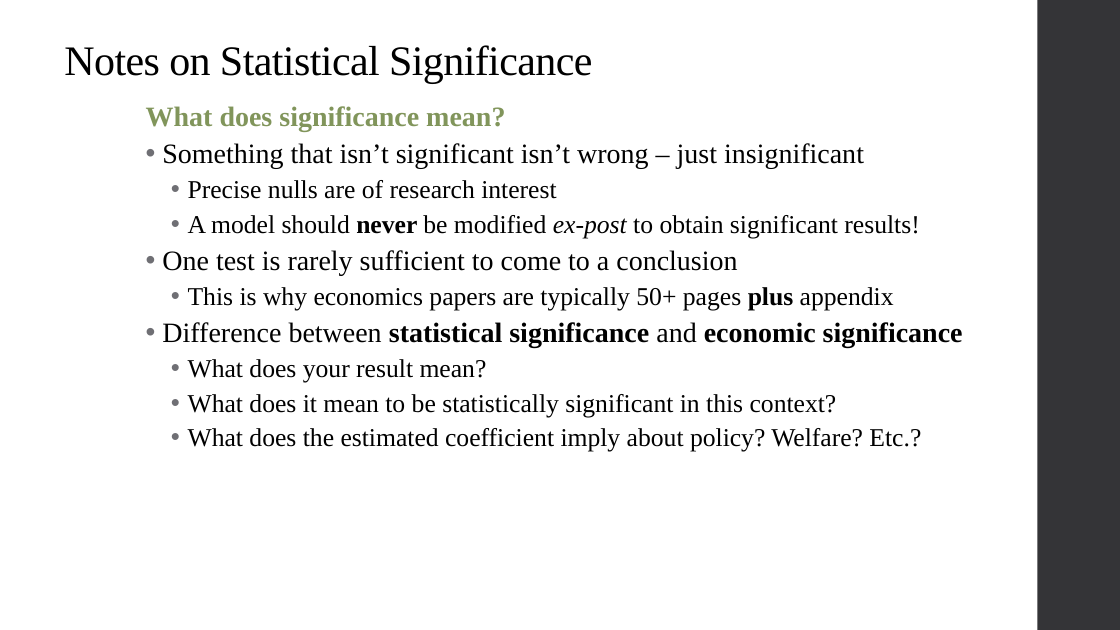
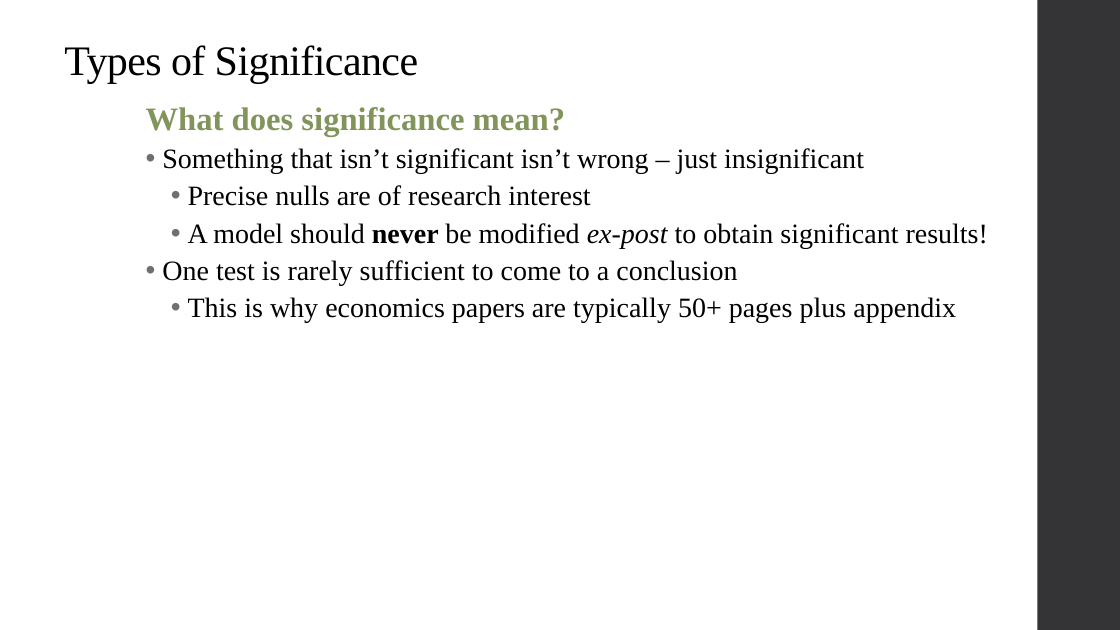
Before and after one commit to qiufei/fork-HAD5744, a slide deck: slide 37 of Lecture03_MultivariateOLS1/Lecture3_MultivariateOLS_2022F.pptx (slide 27 before the commit). Drawn at 1120x630 pixels with LibreOffice and Linux fonts; fonts in the diff are those of the drawing. Boxes give left, top, right and bottom in pixels: in the first picture for what was removed or moved away, otherwise in the second. Text is boxed around its words. In the diff, an @@ line names an element or a change of style, - is before the commit and + after.

Commit message:
Update Lecture 3

```diff
--- a/Lecture03_MultivariateOLS1/Lecture3_MultivariateOLS_2022F.pptx
+++ b/Lecture03_MultivariateOLS1/Lecture3_MultivariateOLS_2022F.pptx
@@ title at [64,45,418,83]: text changed @@
-Notes on Statistical Significance
+Types of Significance
@@ text at [146,107,988,323]: size 24 to 28 pt in "What does significance mean?"; size 22 to 24 pt in "Precise nulls are of research interest", "A model should never be modified ex-post ...", "This is why economics papers are typically ..."; bold off in "plus" @@
@@ text at [162,322,963,452]: paragraphs removed @@
-  • Difference between statistical significance and economic significance
-    • What does your result mean?
-    • What does it mean to be statistically significant in this context?
-    • What does the estimated coefficient imply about policy? Welfare? Etc.?
```
Also in this commit, not shown: 3 other slides changed, 21 slides added, 2 slides removed, 5 other files.
